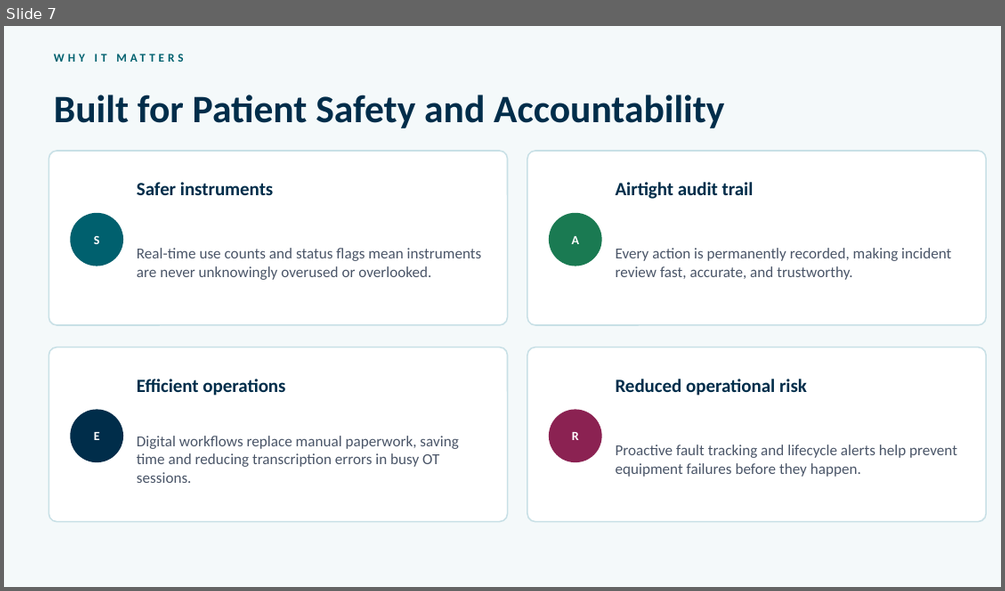
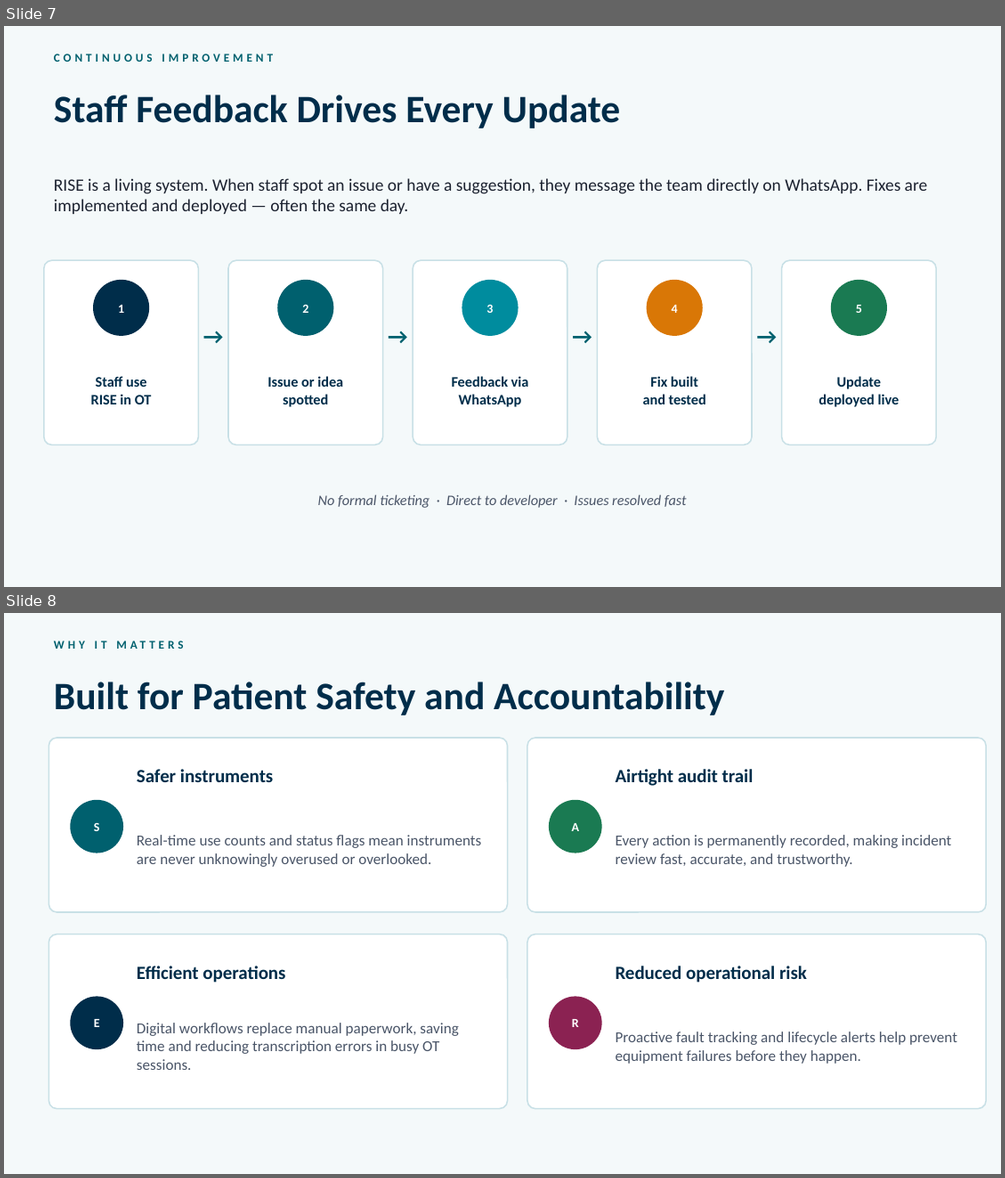
Before and after one commit to JimLTC/robotic-tracker, a slide deck: RISE_Presentation.pptx. Shown one above the other, each under a label of ours: slide 7 before the commit, slides 7 and 8 after it. The pictures are 1005x591 and 1005x1178 pixels, drawn with LibreOffice and Linux fonts; fonts in the diff are those of the drawing. Boxes give left, top, right and bottom in pixels: in the first picture for what was removed or moved away, otherwise in the second. Text is boxed around its words. In the diff, an @@ line names an element or a change of style, - is before the commit and + after.

```diff
--- a/RISE_Presentation.pptx
+++ b/RISE_Presentation.pptx
@@ slide 7 added at bbox=[4, 26, 1001, 587], background #F4F9FA @@
@@ text added at bbox=[54, 54, 273, 62], 8.5 pt, text #00606E, bold @@
+CONTINUOUS IMPROVEMENT
@@ text added at bbox=[54, 95, 621, 128], 28 pt, text #002D4A, bold @@
+Staff Feedback Drives Every Update
@@ text added at bbox=[54, 178, 927, 214], 12.5 pt, text #1C2230 @@
+RISE is a living system. When staff spot an issue or have a suggestion, they message the team directly on WhatsApp. Fixes are implemented and deployed — often the same day.
@@ rounded rectangle added at bbox=[44, 260, 198, 444], fill #FFFFFF, outline #C8E0E6 1 pt @@
@@ rounded rectangle added at bbox=[228, 260, 383, 444], fill #FFFFFF, outline #C8E0E6 1 pt @@
@@ rounded rectangle added at bbox=[413, 260, 567, 444], fill #FFFFFF, outline #C8E0E6 1 pt @@
@@ rounded rectangle added at bbox=[597, 260, 752, 444], fill #FFFFFF, outline #C8E0E6 1 pt @@
@@ rounded rectangle added at bbox=[782, 260, 936, 444], fill #FFFFFF, outline #C8E0E6 1 pt @@
@@ ellipse added at bbox=[94, 281, 148, 335], fill #002D4A, outline #002D4A 1 pt @@
@@ ellipse added at bbox=[278, 281, 333, 335], fill #00606E, outline #00606E 1 pt @@
@@ ellipse added at bbox=[462, 281, 518, 335], fill #008C9E, outline #008C9E 1 pt @@
@@ ellipse added at bbox=[647, 281, 702, 335], fill #D97706, outline #D97706 1 pt @@
@@ ellipse added at bbox=[832, 281, 886, 335], fill #1A7A52, outline #1A7A52 1 pt @@
@@ text added at bbox=[118, 305, 124, 313], 9 pt, text #FFFFFF, bold @@
+1
@@ text added at bbox=[203, 315, 223, 355], 16 pt, text #00606E, bold @@
+→
@@ text added at bbox=[302, 305, 308, 313], 9 pt, text #FFFFFF, bold @@
+2
@@ text added at bbox=[388, 315, 408, 355], 16 pt, text #00606E, bold @@
+→
@@ text added at bbox=[486, 305, 493, 313], 9 pt, text #FFFFFF, bold @@
+3
@@ text added at bbox=[572, 315, 592, 355], 16 pt, text #00606E, bold @@
+→
@@ text added at bbox=[672, 305, 678, 313], 9 pt, text #FFFFFF, bold @@
+4
@@ text added at bbox=[757, 315, 777, 355], 16 pt, text #00606E, bold @@
+→
@@ text added at bbox=[856, 305, 862, 313], 9 pt, text #FFFFFF, bold @@
+5
@@ text added at bbox=[91, 376, 152, 404], 10.5 pt, text #002D4A, bold @@
+Staff use
+RISE in OT
@@ text added at bbox=[267, 376, 343, 407], 10.5 pt, text #002D4A, bold @@
+Issue or idea
+spotted
@@ text added at bbox=[452, 376, 529, 407], 10.5 pt, text #002D4A, bold @@
+Feedback via
+WhatsApp
@@ text added at bbox=[643, 376, 706, 404], 10.5 pt, text #002D4A, bold @@
+Fix built
+and tested
@@ text added at bbox=[818, 376, 899, 407], 10.5 pt, text #002D4A, bold @@
+Update
+deployed live
@@ text added at bbox=[318, 494, 687, 507], 10.5 pt, text #4A5568, italic @@
+No formal ticketing · Direct to developer · Issues resolved fast
@@ what was slide 7 is now slide 8 @@
```
Also in this commit, not shown: 4 slides changed, 1 other slide added, 1 slide removed, 1 other file.
